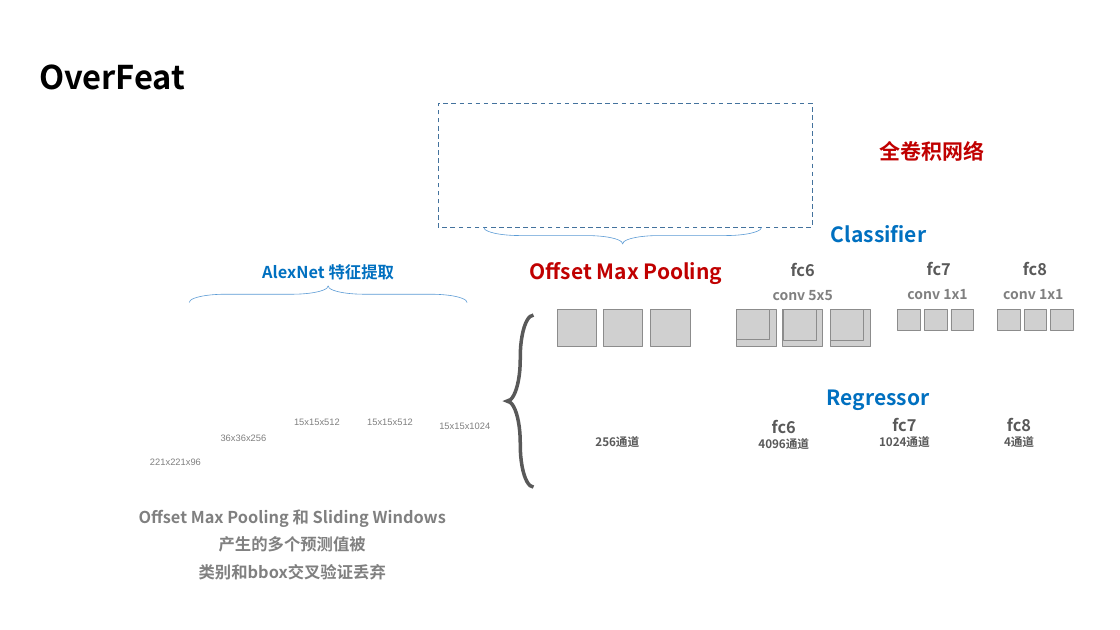
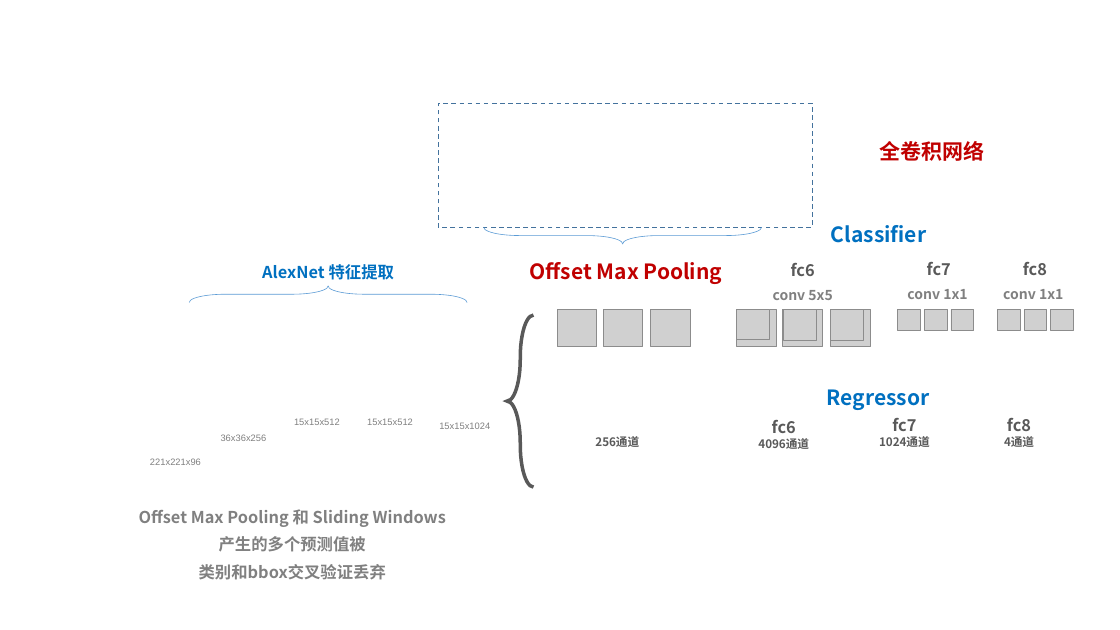
Before and after one commit to taylorguo/GAN_Understanding_Practicing, a slide deck: slide 7 of GAN_Understanding/GANunderstanding.pptx (slide 6 before the commit). Drawn at 1120x630 pixels with LibreOffice and Linux fonts; fonts in the diff are those of the drawing; grey boxes stand for pictures; background and template pictures are left out. Boxes give left, top, right and bottom in pixels: in the first picture for what was removed or moved away, otherwise in the second. Text is boxed around its words. In the diff, an @@ line names an element or a change of style, - is before the commit and + after.

```diff
--- a/GAN_Understanding/GANunderstanding.pptx
+++ b/GAN_Understanding/GANunderstanding.pptx
@@ text removed at [39,64,185,90] @@
-OverFeat
```
Also in this commit, not shown: 6 other slides changed, 1 slide added, 3 slides removed.
